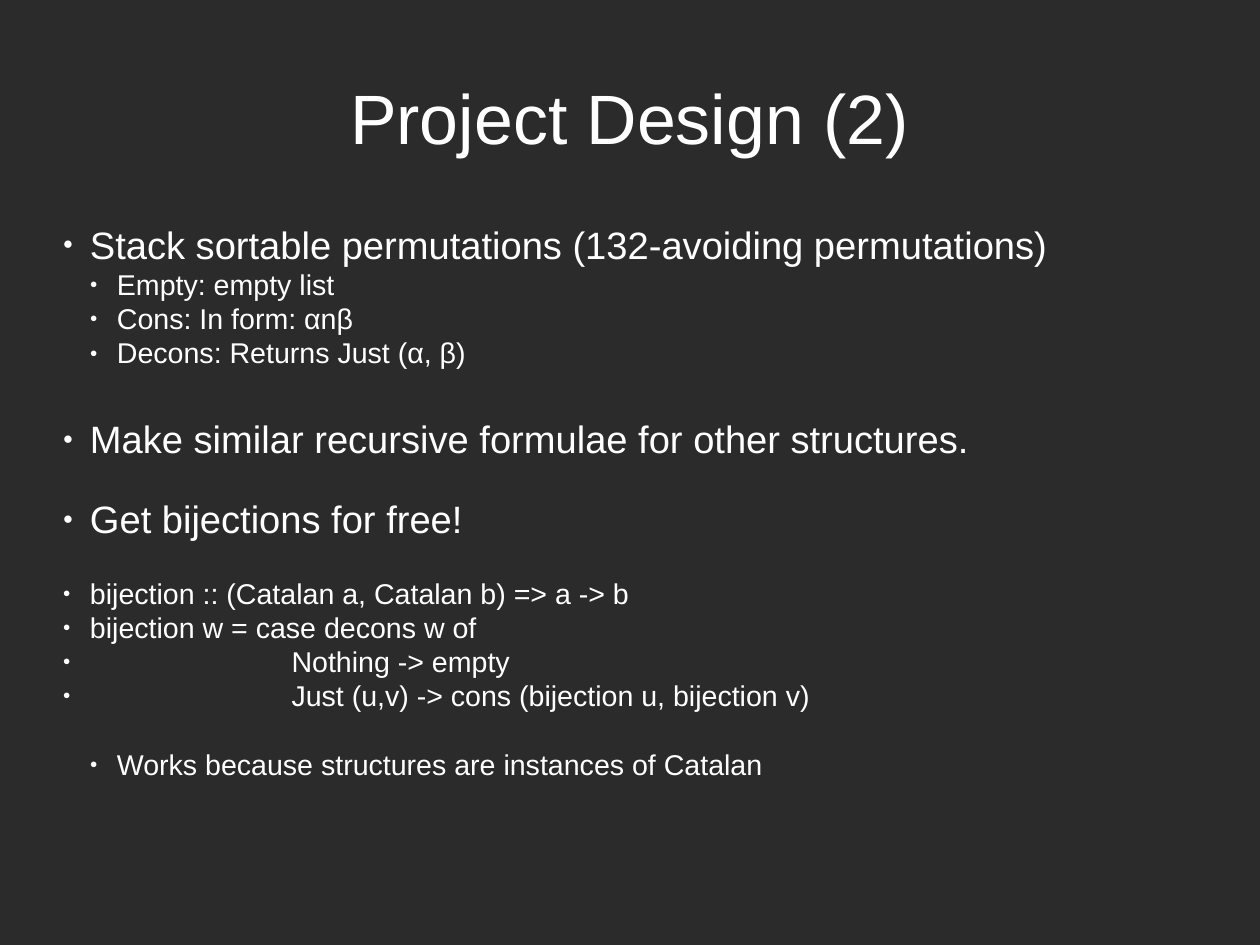
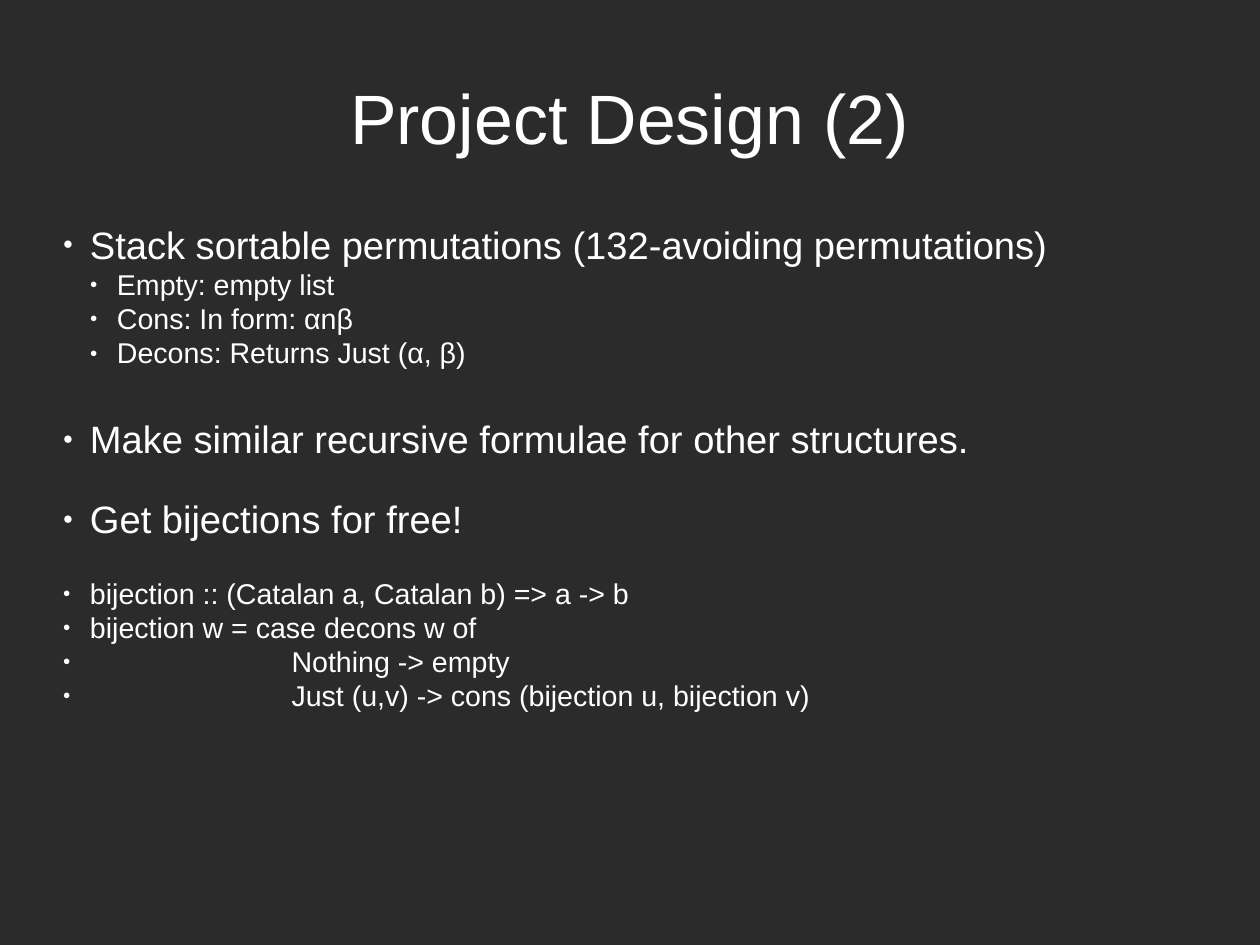
Before and after one commit to patons02/catalan-structures, a slide deck: slide 6 of posterPresentation/posterPresentation.odp. Drawn at 1260x945 pixels with LibreOffice and Linux fonts; fonts in the diff are those of the drawing; background and template pictures are left out; a plain dark background stands for a picture behind light text. Boxes give left, top, right and bottom in pixels: in the first picture for what was removed or moved away, otherwise in the second. Text is boxed around its words. In the diff, an @@ line names an element or a change of style, - is before the commit and + after.

```diff
--- a/posterPresentation/posterPresentation.odp
+++ b/posterPresentation/posterPresentation.odp
@@ text at (x1=117, y1=754, x2=762, y2=776): paragraph removed @@
-  ● Works because structures are instances of Catalan
```
Also in this commit, not shown: 3 other slides changed, 6 other files.
